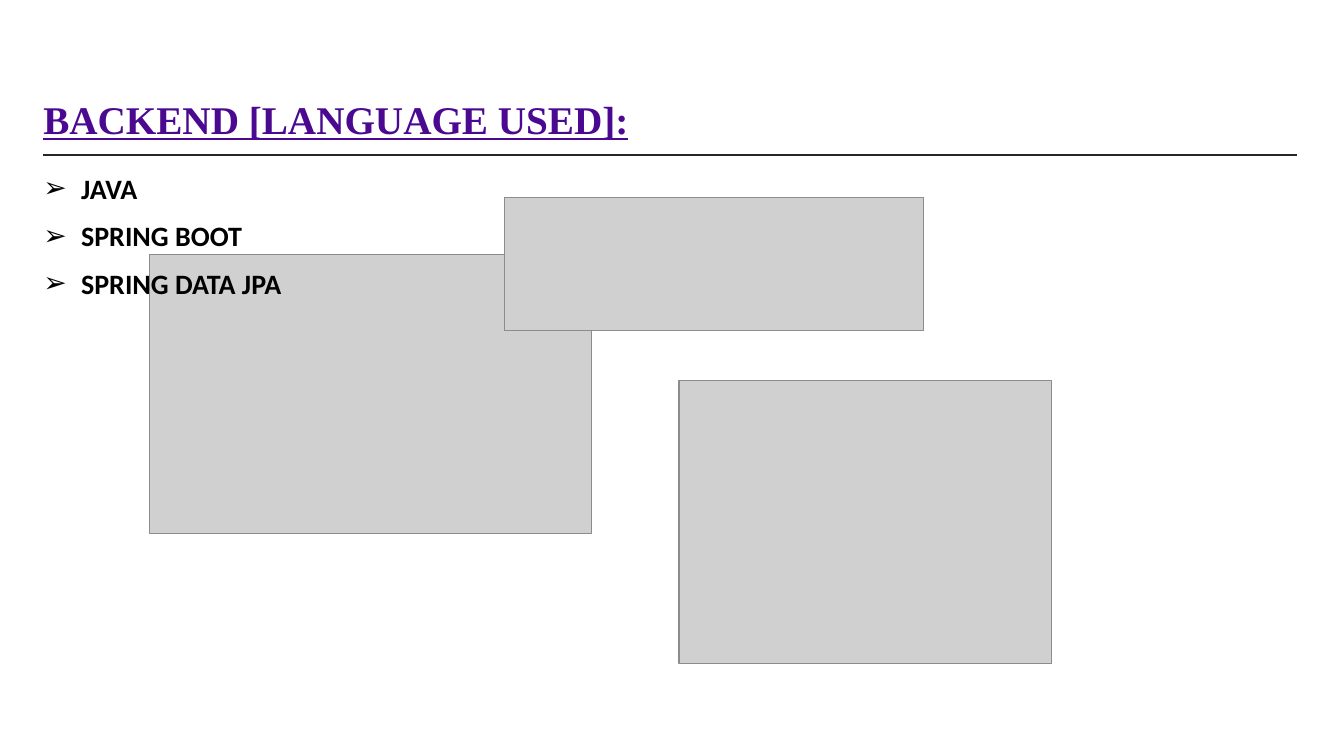
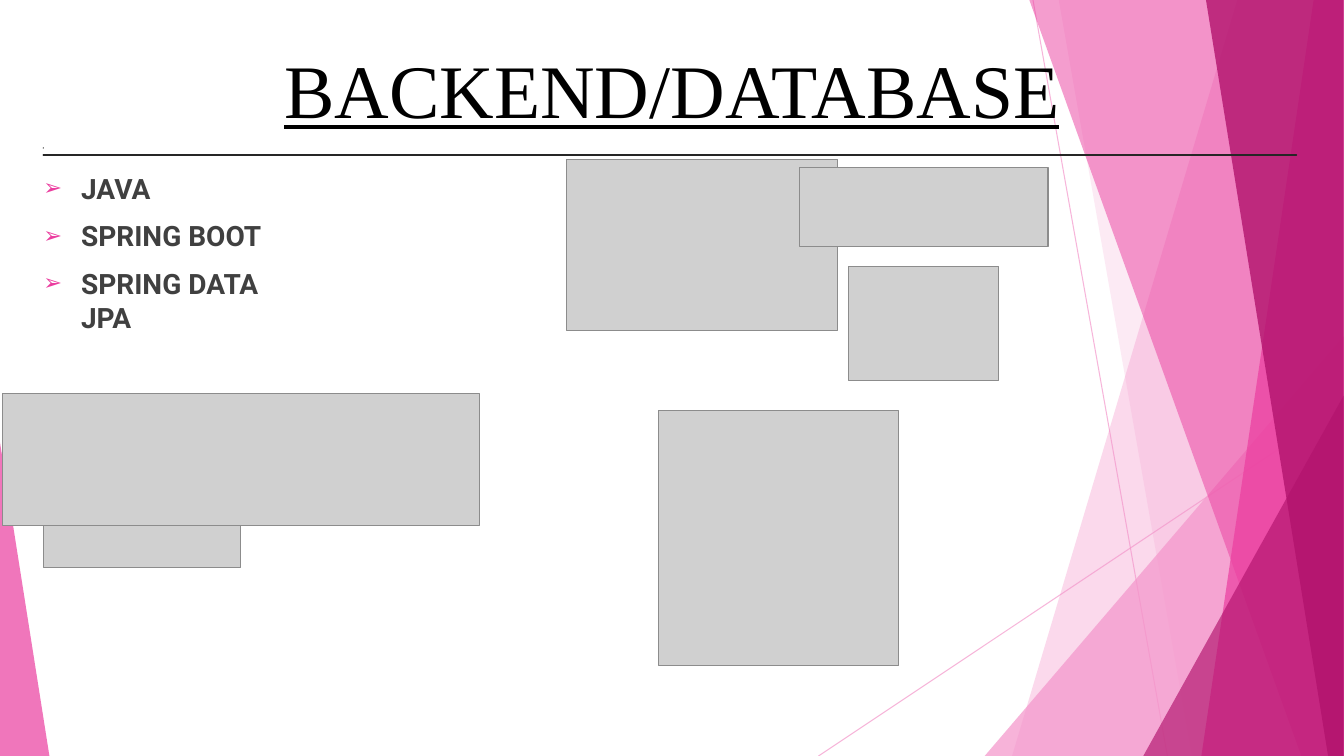
Before and after one commit to umangsaxena96/LibraryManangementSystem, a slide deck: slide 10 of DOCUMENTS/Library management system1.pptx (slide 12 before the commit). Drawn at 1344x756 pixels with LibreOffice and Linux fonts; fonts in the diff are those of the drawing; grey boxes stand for pictures. Boxes give left, top, right and bottom in pixels: in the first picture for what was removed or moved away, otherwise in the second. Text is boxed around its words. In the diff, an @@ line names an element or a change of style, - is before the commit and + after.

Commit message:
latest changes for spring

```diff
--- a/DOCUMENTS/Library management system1.pptx
+++ b/DOCUMENTS/Library management system1.pptx
@@ text added at box(284, 59, 1059, 133), 54 pt, text #000000, underline @@
+BACKEND/DATABASE
@@ title removed at box(43, 106, 629, 140) @@
-BACKEND [LANGUAGE USED]:
@@ text "JAVA" at box(81, 179, 261, 329): font Calibri to Roboto, text colour #000000 to #404040 @@
@@ picture: place and size @@
-picture at box(149, 255, 592, 534)
+picture at box(567, 159, 838, 331)
@@ picture: place and size @@
-picture at box(505, 198, 925, 331)
+picture at box(800, 167, 1049, 246)
@@ picture: place and size @@
-picture at box(680, 380, 1053, 663)
+picture at box(849, 266, 999, 381)
@@ picture added at box(2, 394, 479, 525) @@
@@ picture added at box(659, 410, 899, 665) @@
@@ group added at box(0, 0, 1344, 756): 5 freeform shapes, 3 triangles, 2 lines @@
@@ picture added at box(43, 509, 241, 569) @@
```
Also in this commit, not shown: 11 other slides changed, 1 slide added, 15 slides removed, 14 other files.
